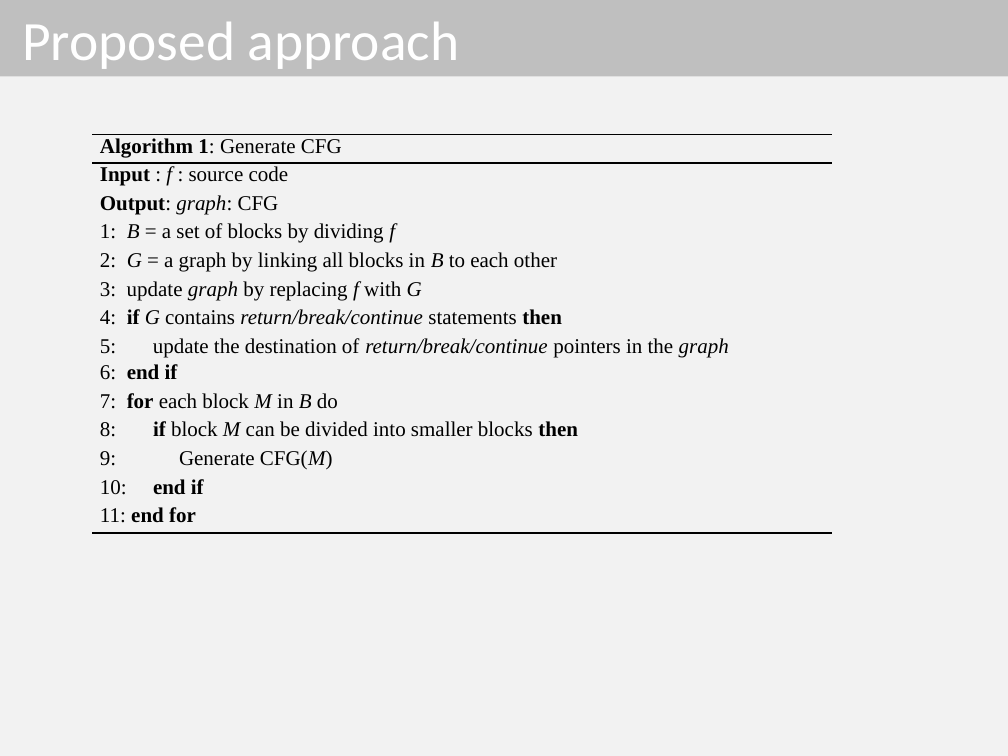
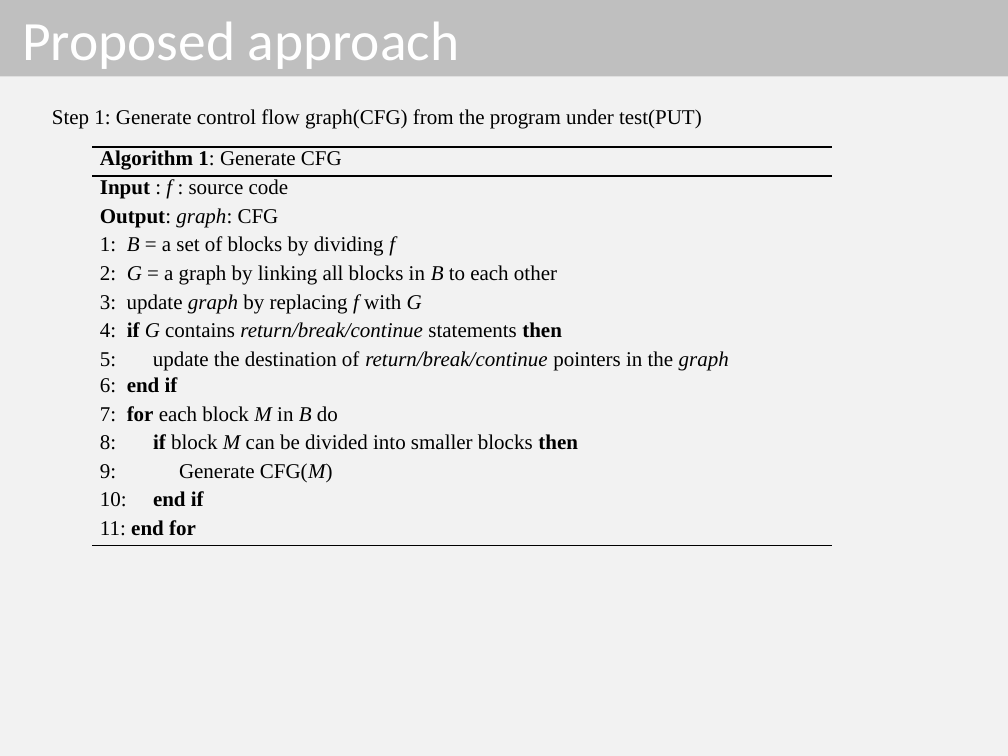
Before and after one commit to dinhngocthi/GAsource, a slide deck: slide 8 of CFT4CUnitSrc/src/report/PPSO_Presentation.pptx. Drawn at 1008x756 pixels with LibreOffice and Linux fonts; fonts in the diff are those of the drawing. Boxes give left, top, right and bottom in pixels: in the first picture for what was removed or moved away, otherwise in the second. Text is boxed around its words. In the diff, an @@ line names an element or a change of style, - is before the commit and + after.

```diff
--- a/CFT4CUnitSrc/src/report/PPSO_Presentation.pptx
+++ b/CFT4CUnitSrc/src/report/PPSO_Presentation.pptx
@@ text added at (x1=52, y1=109, x2=702, y2=129), 15 pt, text #000000 @@
+Step 1: Generate control flow graph(CFG) from the program under test(PUT)
@@ table moved from (x1=93, y1=134, x2=832, y2=533) to (x1=93, y1=147, x2=832, y2=546) @@
```
Also in this commit, not shown: 3 other slides changed.
